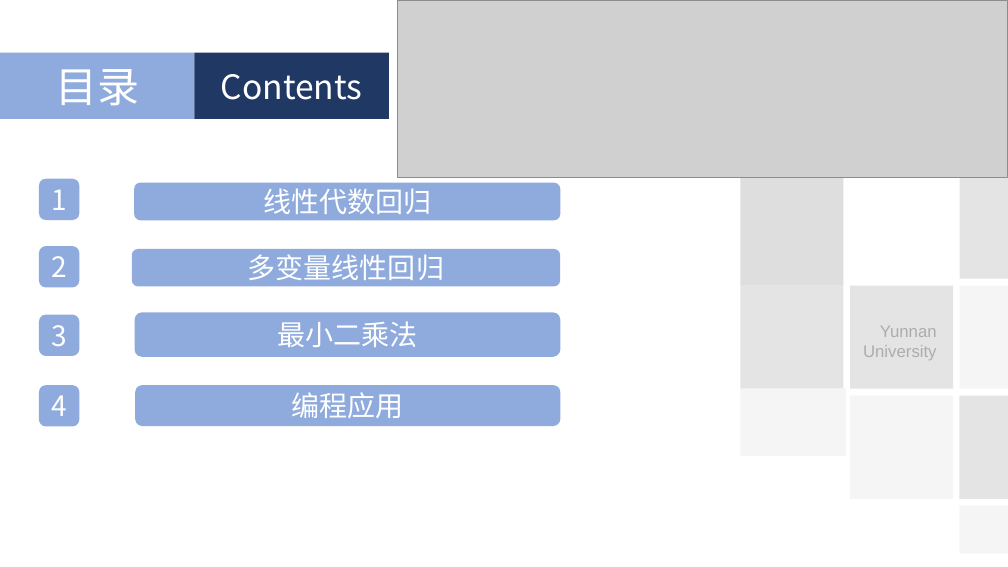
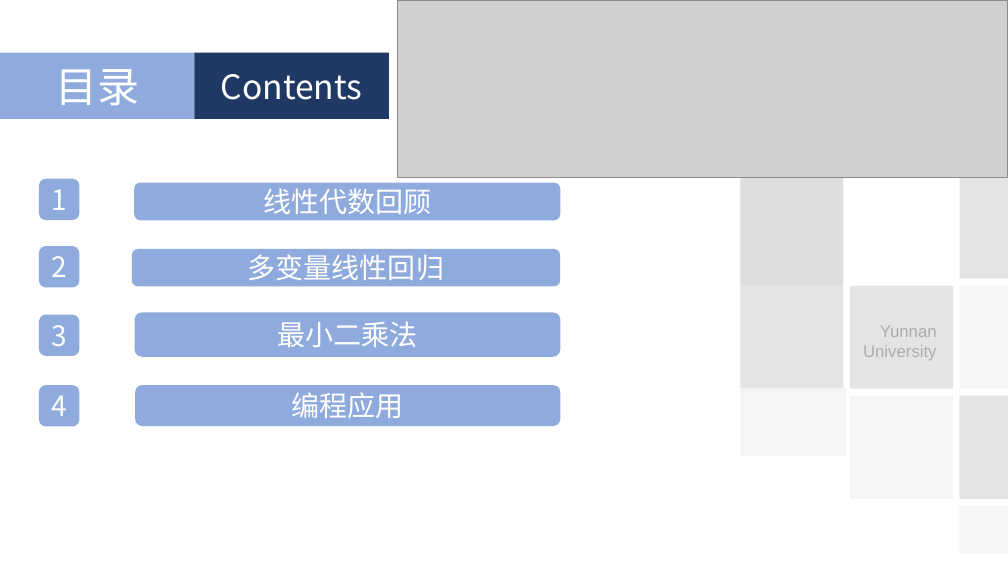
Before and after one commit to wangjin0818/Artificial_Intelligence_2021, a slide deck: slide 2 of chapter 02 - Linear regression with multiple variables/多变量线性回归.pptx. Drawn at 1008x567 pixels with LibreOffice and Linux fonts; fonts in the diff are those of the drawing; grey boxes stand for pictures; background and template pictures are left out. Boxes give left, top, right and bottom in pixels: in the first picture for what was removed or moved away, otherwise in the second. Text is boxed around its words. In the diff, an @@ line names an element or a change of style, - is before the commit and + after.

```diff
--- a/chapter 02 - Linear regression with multiple variables/多变量线性回归.pptx
+++ b/chapter 02 - Linear regression with multiple variables/多变量线性回归.pptx
@@ text in rounded rectangle at (263,188,431,214): text changed @@
-线性代数回归
+线性代数回顾
```
Also in this commit, not shown: 10 slides added, 1 other file.
